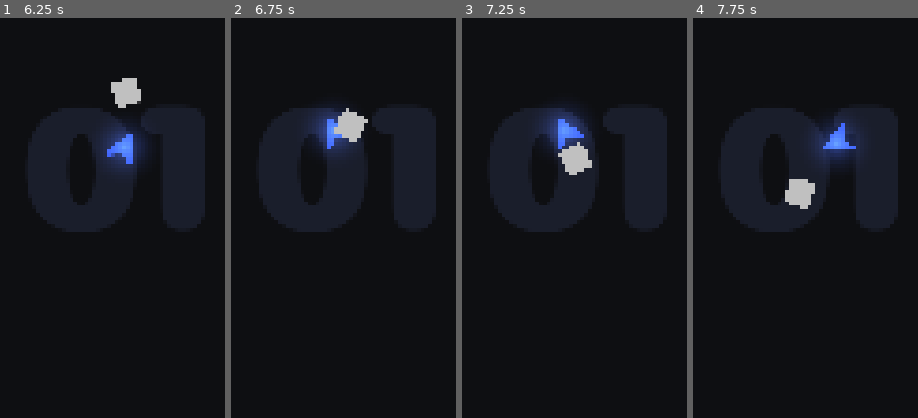
Above: before the commit, frames 1-4 (left to right).
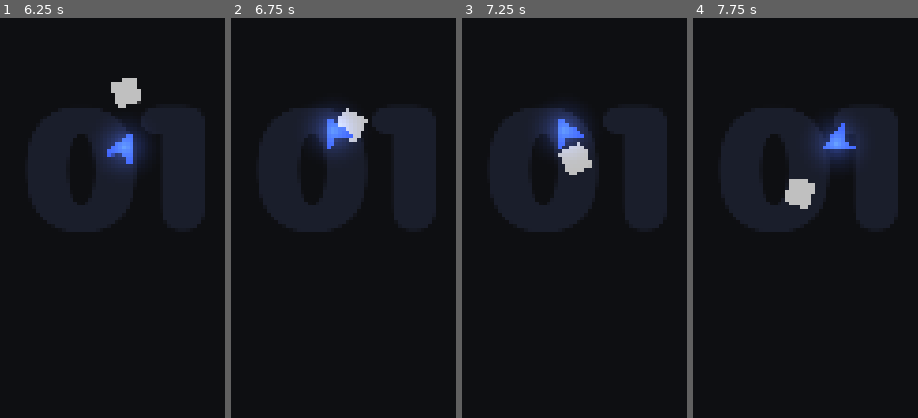
Above: after the commit, the same moments.

Repository: veprogames/blumo
Game: Godot game, scene res://src/main_menu/main_menu.tscn
Two runs of this game, one before a commit and one after it. Both use one fixed random seed, a clock stepped at 60 frames per second and the inputs below.
Inputs (mouse positions are % of the whole screen's width and height, from its top left):
- Up to frame 1 (6.25 s): click "Start" at 0.5 s; move the mouse to (55, 50) at 1.27 s; move the mouse to (45, 50) at 2.02 s; move the mouse to (52, 48) at 2.77 s; move the mouse to (49, 52) at 3.52 s; move the mouse to (58, 51) at 4.27 s; move the mouse to (42, 49) at 5.02 s; move the mouse to (51, 50) at 5.77 s
- Up to frame 2 (6.75 s): move the mouse to (46, 48) at 6.52 s
- Up to frame 3 (7.25 s): no input
- Up to frame 4 (7.75 s): move the mouse to (55, 50) at 7.27 s
The pictures show only the part of the screen within x 24-74%, y 32-82%; the shares and areas given below are measured in that part.

Frame 1 is identical in both runs. In frame 2, 0.5% of the frame differs, in the area x 45-56%, y 23-31%; in frame 3, 0.1%; in frame 4, nothing differs.

Commit message:
Player layering/readability and sound volume tweaks

Diff:
--- a/src/edible/edible.gd
+++ b/src/edible/edible.gd
@@ -57,7 +57,7 @@
 
 	edible = true
 	turn_on_glow()
-	AudioManager.play_stream(StreamBecameEdible)
+	AudioManager.play_stream(StreamBecameEdible, -6)
 	became_edible.emit(self)
 
 
--- a/src/level/level.tscn
+++ b/src/level/level.tscn
@@ -15,9 +15,6 @@
 
 [node name="Level" type="Node2D"]
 script = ExtResource("1_qimrh")
-
-[node name="Player" parent="." instance=ExtResource("1_2tvxm")]
-position = Vector2(540, 960)
 
 [node name="PlayerTrail" parent="." node_paths=PackedStringArray("player") instance=ExtResource("2_dp51t")]
 player = NodePath("../Player")
@@ -85,8 +82,11 @@
 
 [node name="Spawnables" type="Node2D" parent="." groups=["spawnables"]]
 
+[node name="Player" parent="." instance=ExtResource("1_2tvxm")]
+position = Vector2(540, 960)
+
 [connection signal="tree_entered" from="." to="." method="_on_tree_entered"]
 [connection signal="tree_exited" from="." to="." method="_on_tree_exited"]
-[connection signal="died" from="Player" to="." method="_on_player_died"]
 [connection signal="edible_eaten" from="EdibleSpawner" to="LevelCamera" method="_on_edible_spawner_edible_eaten"]
 [connection signal="timeout" from="TimerRestart" to="." method="_on_timer_restart_timeout"]
+[connection signal="died" from="Player" to="." method="_on_player_died"]
--- a/src/player/player.tscn
+++ b/src/player/player.tscn
@@ -31,6 +31,7 @@
 texture = ExtResource("3_jiejy")
 
 [node name="EdibleMagnet" parent="." instance=ExtResource("5_x42xx")]
+z_index = -1
 
 [node name="CollisionShape2D" type="CollisionShape2D" parent="."]
 shape = SubResource("CircleShape2D_1yec6")
